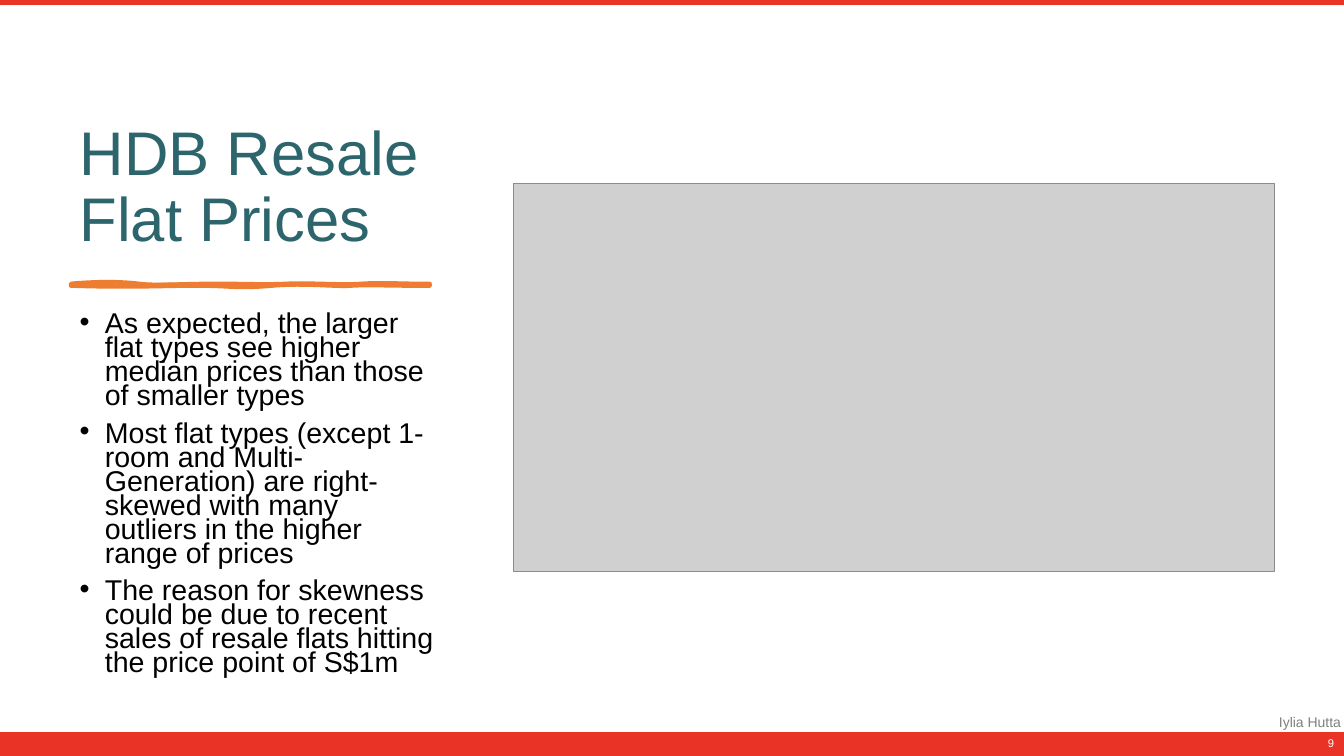
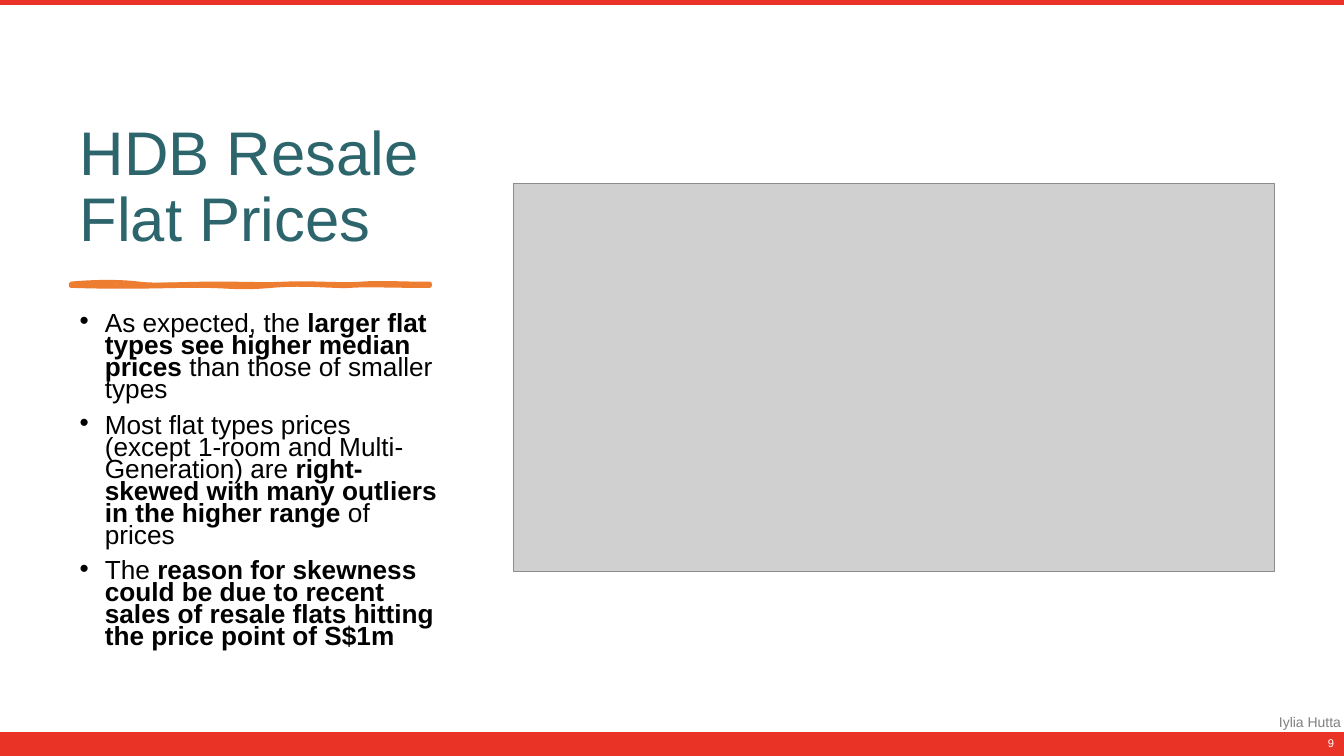
Before and after one commit to iyliahutta/Intro-to-Programming-for-DS, a slide deck: slide 9 of CA1/CA1 Slides.pptx. Drawn at 1344x756 pixels with LibreOffice and Linux fonts; fonts in the diff are those of the drawing; grey boxes stand for pictures. Boxes give left, top, right and bottom in pixels: in the first picture for what was removed or moved away, otherwise in the second. Text is boxed around its words. In the diff, an @@ line names an element or a change of style, - is before the commit and + after.

Commit message:
resale price and sales slides and code snippet

```diff
--- a/CA1/CA1 Slides.pptx
+++ b/CA1/CA1 Slides.pptx
@@ text at (105,313,434,651): size 20.4 to 18.7 pt in "As expected, the larger flat types see ...", "The reason for skewness could be due ..."; bold on in "larger flat types see higher median prices", "reason for skewness could be due to ..." @@
@@ text at (105,415,437,549): text changed; size 20.4 to 18.7 pt @@
-• Most flat types (except 1-room and Multi-Generation) are right-skewed with many outliers in the higher range of prices
+• Most flat types prices (except 1-room and Multi-Generation) are right-skewed with many outliers in the higher range of prices
```
Also in this commit, not shown: 1 other slide changed, 3 slides added, 1 slide removed, 1 other file.
